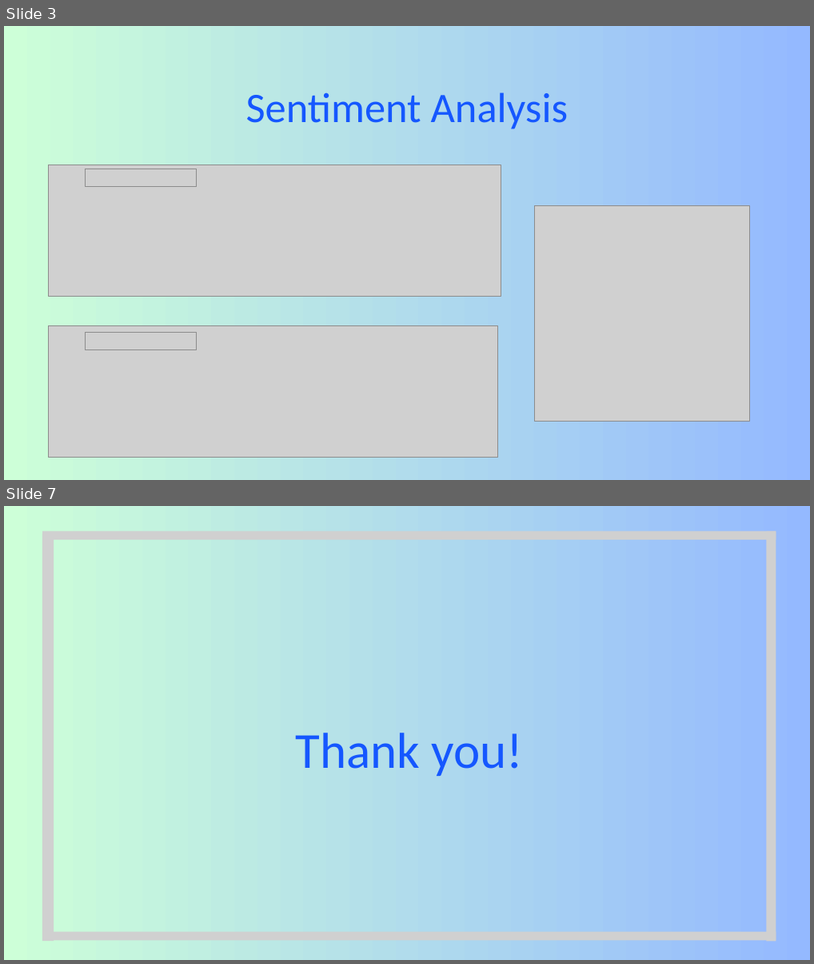
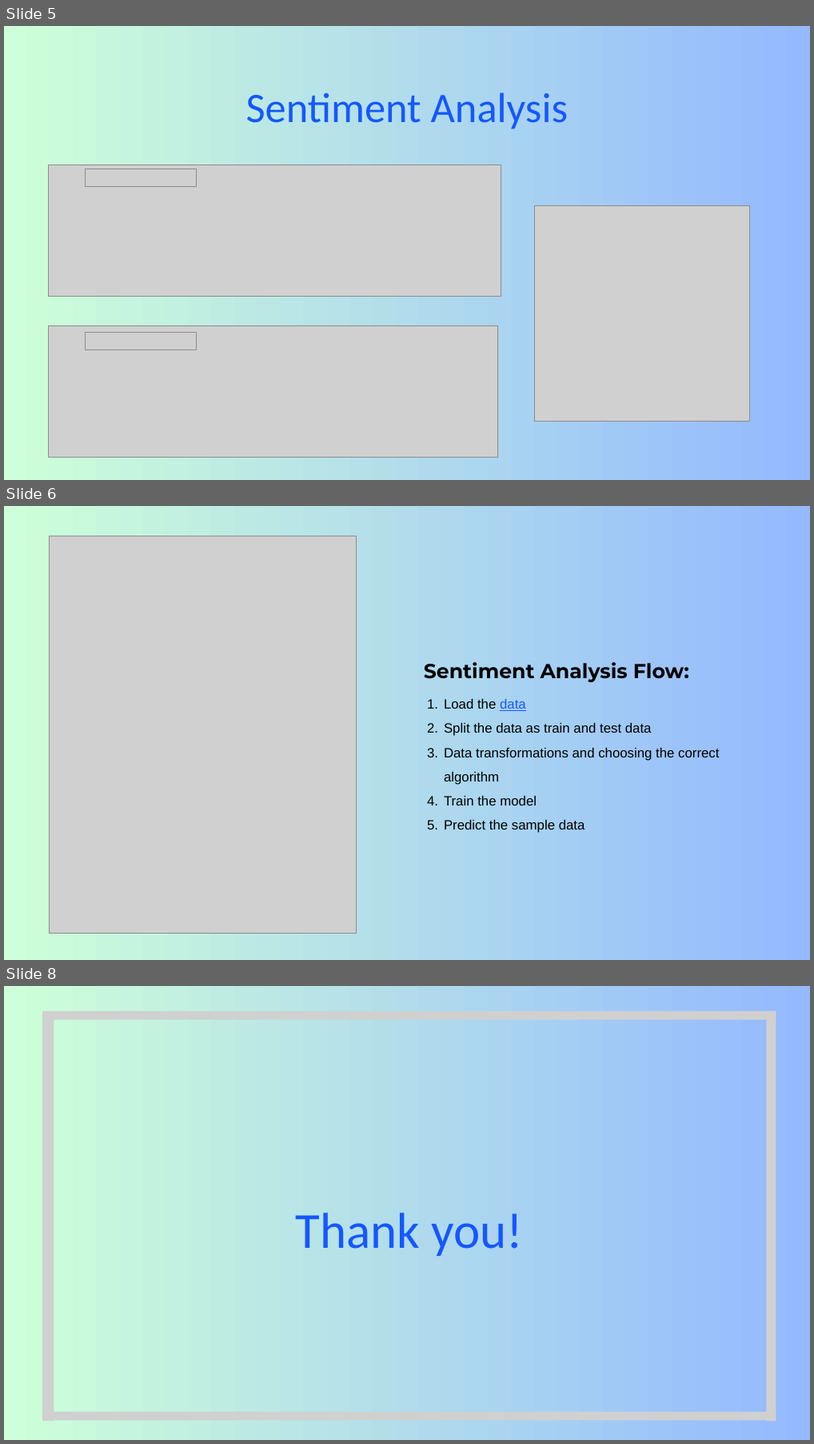
Before and after one commit to EngincanV/presentations, a slide deck: ABP/Dotnet-Conf-2024/Sentiment-Analysis-in-NET.pptx. Shown one above the other, each under a label of ours: slides 3 and 7 before the commit, slides 5, 6 and 8 after it; the slides between them are not shown. The pictures are 814x964 and 814x1444 pixels, drawn with LibreOffice and Linux fonts; fonts in the diff are those of the drawing; grey boxes stand for pictures. Boxes give left, top, right and bottom in pixels: in the first picture for what was removed or moved away, otherwise in the second. Text is boxed around its words. In the diff, an @@ line names an element or a change of style, - is before the commit and + after.

```diff
--- a/ABP/Dotnet-Conf-2024/Sentiment-Analysis-in-NET.pptx
+++ b/ABP/Dotnet-Conf-2024/Sentiment-Analysis-in-NET.pptx
@@ slide 6 added at (x1=4, y1=506, x2=810, y2=960), background gradient #CDFFD8 to #94B9FF; not listed: 1 template element that a slide beside it also shows @@
@@ picture added at (x1=49, y1=536, x2=356, y2=932) @@
@@ text added at (x1=424, y1=662, x2=690, y2=682), 36 pt, text #000000, bold @@
+Sentiment Analysis Flow:
@@ text added at (x1=444, y1=698, x2=719, y2=832), 24 pt, text #000000 @@
+1. Load the data
+2. Split the data as train and test data
+3. Data transformations and choosing the correct algorithm
+4. Train the model
+5. Predict the sample data
@@ what was slide 3 is now slide 5 @@
@@ what was slide 7 is now slide 8 @@
```
Also in this commit, not shown: 3 slides changed, 1 other file.
